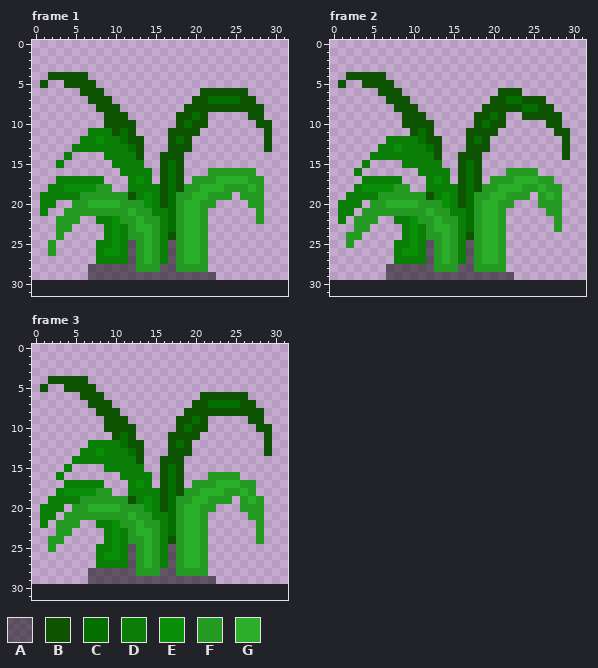
Edited in one commit: pixel-art file (Assets/Arts/Plant/GrassSprite/TallGrass_01/TallGrass_01_Idle.aseprite). The first picture shows the starting point.
64x64 pixels, 3 frames. Shown: frame 1, frame 2, frame 3. The old version is drawn lined up with the new one, on the new canvas. The commit also changed other frames, which this record leaves out.
Visible layers, top first: "Flattened", "Shadow" opacity 50%.
Palette (. is transparent): A #00000080  B #0d5302  C #056f00  D #0a7e07  E #0a8f08  F #259b24  G #2baf2b
Pixels before, frame 1, first column x 1:
 4 .BBBBB.......................
 5 B..BBBB......................
 6 .....BBB............BBBBBB...
 7 ......BBB..........BBCCCCBB..
 8 .......BBB........BBBBBBBBBB.
 9 ........BBB......BBCB.....BB.
10 ........BBBB.....BCBB......BB
11 ......DDDBCB....BBBB........B
12 .....DDEDDCBB...BCB.........B
13 ....DDDDDDDCB...BBB.........B
14 ...D....DDDDB..BBB...........
15 ..D......DDDD..BCB...........
16 ..........DDDD.BCB...FFFFFF..
17 ..DDDDDD...DED.BCB.FFFGGGGFF.
18 .DDEEEEFF..DDDDBCBFFGGGFFFGF.
19 DDDDDFFFFFFBDEDBCFFGGFFF.FFF.
20 DD..FFGGGGFFFEDBCFGGFF....FF.
21 D..FFFFFFFFGFFDDCFGGF......F.
22 ..FFF..DDEFFGFFDCFGGF......F.
23 ..FF....DEDFGGFDCFGGF........
24 ..F.....DEDFFGFDBFGGF........
25 .F.....DDEDAFGFDAFGGF........
26 .F.....DEEDAFGFDAFGGF........
27 .......DDDDAFGFDAFGGF........
28 ......AAAAAAFFFAAFFFF........
29 ......AAAAAAAAAAAAAAAA.......
Pixels before, frame 2, first column x 1:
 4 .BBBBB.......................
 5 B..BBBB......................
 6 .....BBB............BBB......
 7 ......BBB..........BBCCBBB...
 8 .......BBB........BBBBBCCBB..
 9 ........BBB......BBCB..BBBBB.
10 ........BBBB.....BCBB.....BB.
11 .........BCB....BBBB.......BB
12 ......DDDDCBB...BCB.........B
13 .....DDEDDDCB...BBB.........B
14 ....DDDDDDDDB..BBB..........B
15 ...D....DDDDD..BCB...........
16 ..D.......DDDD.BCB...FFFF....
17 ...DDDDD...DED.BCB.FFFGGGFF..
18 ..DEEEEFF..DDDDBCBFFGGGFFGFF.
19 .DDDDFFFFFFBDEDBCFFGGFFF.FGF.
20 DDD.FFGGGGFFFEDBCFGGFF...FFF.
21 DD.FFFFFFFFGFFDDCFGGF.....FF.
22 D.FFF..DDEFFGFFDCFGGF......F.
23 ..FF....DEDFGGFDCFGGF......F.
24 .FF.....DEDFFGFDBFGGF........
25 .F.....DDEDAFGFDAFGGF........
26 .......DEEDAFGFDAFGGF........
27 .......DDDDAFGFDAFGGF........
28 ......AAAAAAFFFAAFFFF........
29 ......AAAAAAAAAAAAAAAA.......
Pixels before, frame 3, first column x 1:
 4 .BBBBB.......................
 5 B..BBBB......................
 6 .....BBB............BBBBBB...
 7 ......BBB..........BBCCCCBB..
 8 .......BBB........BBBBBBBBBB.
 9 ........BBB......BBCB.....BB.
10 ........BBBB.....BCBB......BB
11 .........BCB....BBBB........B
12 ......DDDDCBB...BCB.........B
13 .....DDEDDDCB...BBB.........B
14 ....DDDDDDDDB..BBB...........
15 ...D....DDDDD..BCB...........
16 ..D.......DDDD.BCB...FFFF....
17 ...DDDDD...DED.BCB.FFFGGGFF..
18 ..DEEEEFF..DDDDBCBFFGGGFFGF..
19 .DDDDFFFFFFBDEDBCFFGGFFF.FGF.
20 DDD.FFGGGGFFFEDBCFGGFF...FFF.
21 DD.FFFFFFFFGFFDDCFGGF.....FF.
22 D.FFF..DDEFFGFFDCFGGF......F.
23 ..FF....DEDFGGFDCFGGF......F.
24 .FF.....DEDFFGFDBFGGF......F.
25 .F.....DDEDAFGFDAFGGF........
26 .......DEEDAFGFDAFGGF........
27 .......DDDDAFGFDAFGGF........
28 ......AAAAAAFFFAAFFFF........
29 ......AAAAAAAAAAAAAAAA.......
After:
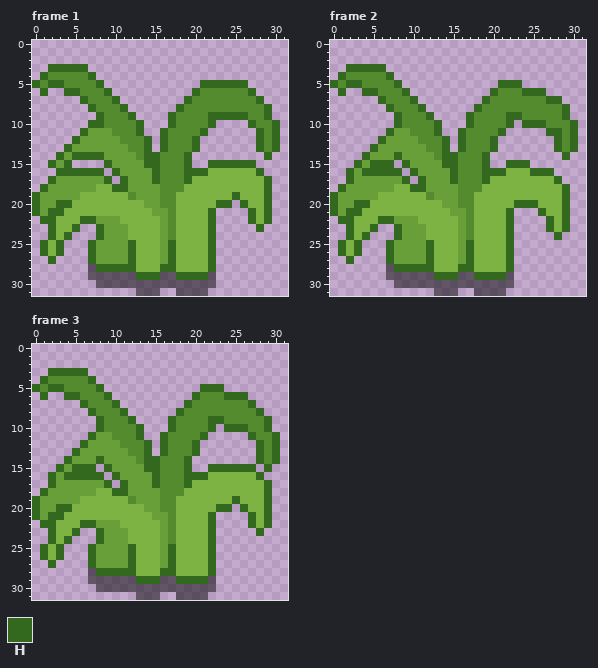
Colours new in this view: H #33691e
Diff:
canvas 64x64 -> 32x32, the old top-left corner now at -16,-34 (the part of the old canvas that was cut away was empty and is not shown)
colour B: #0d5302 -> #558b2f
colour D: #0a7e07 -> #689f38
colour F: #259b24 -> #7cb342
Changed rows in their new state; - is a pixel that keeps its letter.
Frame 1:
first column x 0:
 3 --HHHHH------------------------
 4 -H-----H-----------------------
 5 H-HH----H------------HHHHHH----
 6 -H--HH---H----------H------H---
 7 ------H---H--------H--BBBB--H--
 8 -------H---H------H----------H-
 9 --------H---H----H--B-HHHHH--H-
10 -------HH----H---H-B--H----H--H
11 ------H----B-H--H----H------H-H
12 -----H--D--B--H-H-B-H-------H-H
13 ----H-------B-H-H---H-------H-H
14 ---H-HHHH-----HH---H---------H-
15 --H-H----H----HH-B-H--HHHHHH---
16 ---HHHHHH-H----H-B-HHH------H--
17 --H------H-H-D-H-B-H---FFFF--H-
18 -H--DDDD--HH-----B---FFF---F-H-
19 H-------------D--B--FF---H---H-
20 H--HH--FFFF---D--B-FF--HH-H--H-
21 H-HH--------F----B-FF-H----H-H-
22 -HH---HH--D--F---B-FF-H----H-H-
23 --H--H--H-D--FF--B-FF-H-----H--
24 --H-H---H-D---F----FF-H--------
25 -H-H---H--D-H-F--H-FF-H--------
26 -H-H---H-DD-H-F--H-FF-H--------
27 --H----H----H-F--H-FF-H--------
28 --------HHHHH---HH----H--------
29 -------------HHH--HHHH---------
30 --------AAAAAAAAAAAAAAA--------
31 -------------AAA--AAAA---------
Frame 2:
first column x 0:
 3 --HHHHH------------------------
 4 -H-----H-----------------------
 5 H-HH----H------------HHH-------
 6 -H--HH---H----------H---HHH----
 7 ------H---H--------H--BB---HH--
 8 -------H---H------H-----BB--BH-
 9 --------H---H----H--B-HH-----H-
10 --------H----H---H-B--H-HHH--BH
11 -------HDD-B-H--H----H-----HH-H
12 ------H----B--H-H-B-H-------H-H
13 -----H--D---B-H-H---H-------H-H
14 ----H---H-----HH---H---------H-
15 ---H-HHH-H----HH-B-H--HHH------
16 --H-HHHHH-H----H-B-HHH---HHH---
17 --HD-----H-H-D-H-B-H---FFF--H--
18 -HD-DDDD--HH-----B---FFF--F--H-
19 HD------------D--B--FF---F-F-H-
20 H--HH--FFFF---D--B-FF--HHH---H-
21 H-HH--------F----B-FF-H---H--H-
22 -HH---HH--D--F---B-FF-H----H-H-
23 --H--H--H-D--FF--B-FF-H----H-H-
24 --H-H---H-D---F----FF-H-----H--
25 -H-H---H--D-H-F--H-FF-H--------
26 -HFH---H-DD-H-F--H-FF-H--------
27 --H----H----H-F--H-FF-H--------
28 --------HHHHH---HH----H--------
29 -------------HHH--HHHH---------
30 --------AAAAAAAAAAAAAAA--------
31 -------------AAA--AAAA---------
Frame 3:
first column x 0:
 3 --HHHHH------------------------
 4 -H-----H-----------------------
 5 H-HH----H------------HHH-------
 6 -H--HH---H----------H---HHH----
 7 ------H---H--------H--BBBB-H---
 8 -------H---H------H---------H--
 9 --------H---H----H--B-HHBBB--H-
10 --------H----H---H-B--H-HHHB-H-
11 -------HDD-B-H--H----H-----HB-H
12 ------H----B--H-H-B-H-------H-H
13 -----H--D---B-H-H---H-------H-H
14 ----H---H-----HH---H--------HBH
15 ---H-HHH-H----HH-B-H--HHHHHH-H-
16 --H-HHHHH-H----H-B-HHH----FFH--
17 --HD-----H-H-D-H-B-H---FFF--FH-
18 -HD-DDDD--HH-----B---FFF--F-FH-
19 HD------------D--B--FF---H-F-H-
20 H--HH--FFFF---D--B-FF--HH-H--H-
21 H-HH--------F----B-FF-H----H-H-
22 -HH---HH--D--F---B-FF-H----H-H-
23 --H--H--H-D--FF--B-FF-H-----H--
24 --H-H---H-D---F----FF-H-----.--
25 -H-H---H--D-H-F--H-FF-H--------
26 -HFH---H-DD-H-F--H-FF-H--------
27 --H----H----H-F--H-FF-H--------
28 --------HHHHH---HH----H--------
29 -------------HHH--HHHH---------
30 --------AAAAAAAAAAAAAAA--------
31 -------------AAA--AAAA---------
